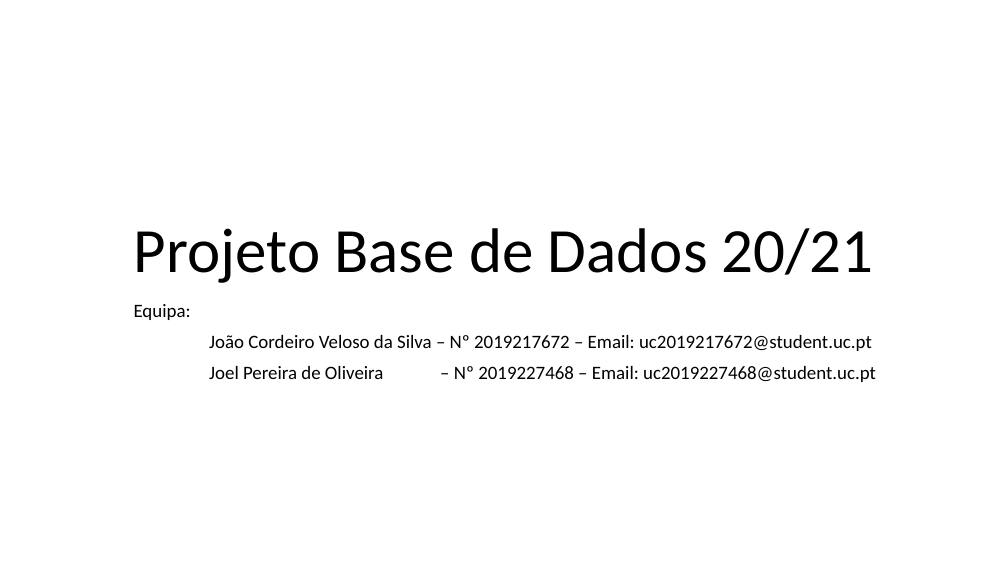
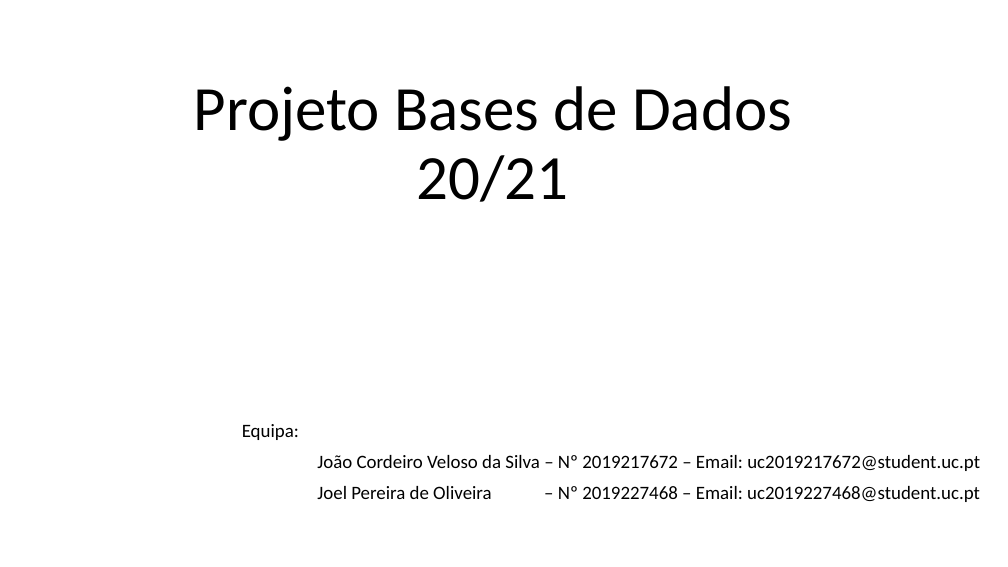
Before and after one commit to joelpoliveira/PROJETO-BD, a slide deck: slide 1 of ApresentacaoProjetoBD.pptx. Drawn at 1008x567 pixels with LibreOffice and Linux fonts; fonts in the diff are those of the drawing. Boxes give left, top, right and bottom in pixels: in the first picture for what was removed or moved away, otherwise in the second. Text is boxed around its words. In the diff, an @@ line names an element or a change of style, - is before the commit and + after.

```diff
--- a/ApresentacaoProjetoBD.pptx
+++ b/ApresentacaoProjetoBD.pptx
@@ title at (x1=194, y1=86, x2=792, y2=202): text changed @@
-Projeto Base de Dados 20/21
+Projeto Bases de Dados 20/21
@@ subtitle "Equipa:" rewrapped from (x1=134, y1=304, x2=876, y2=382) to (x1=242, y1=424, x2=980, y2=502) @@
```
Also in this commit, not shown: 3 other slides changed.
